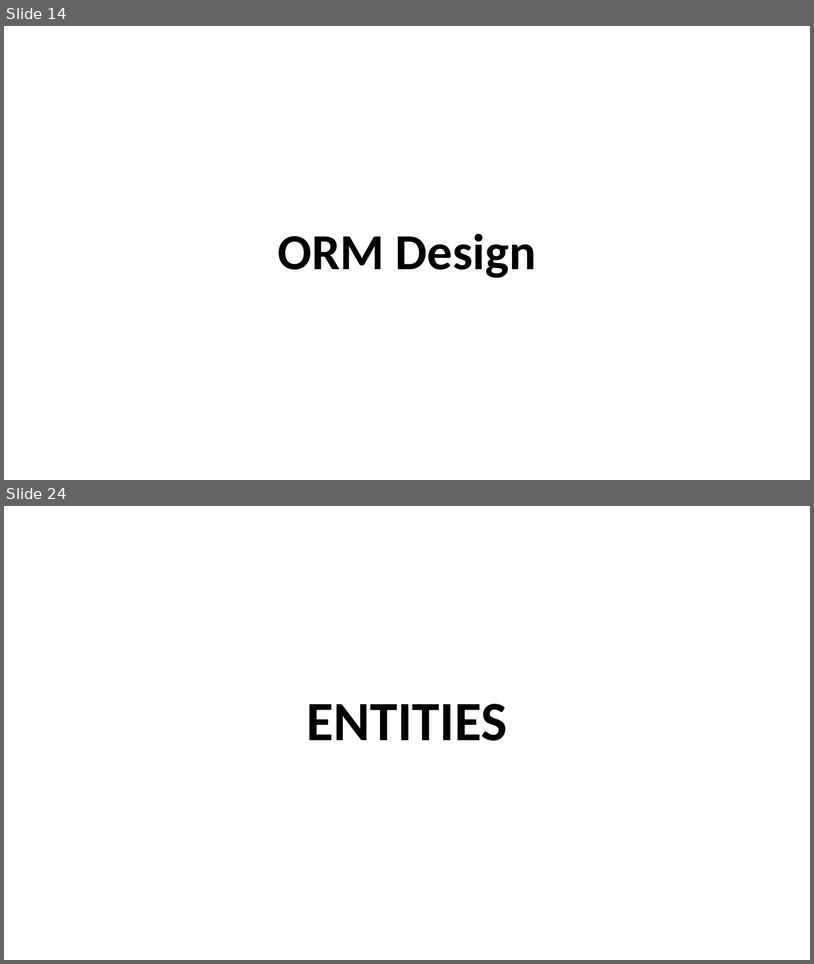
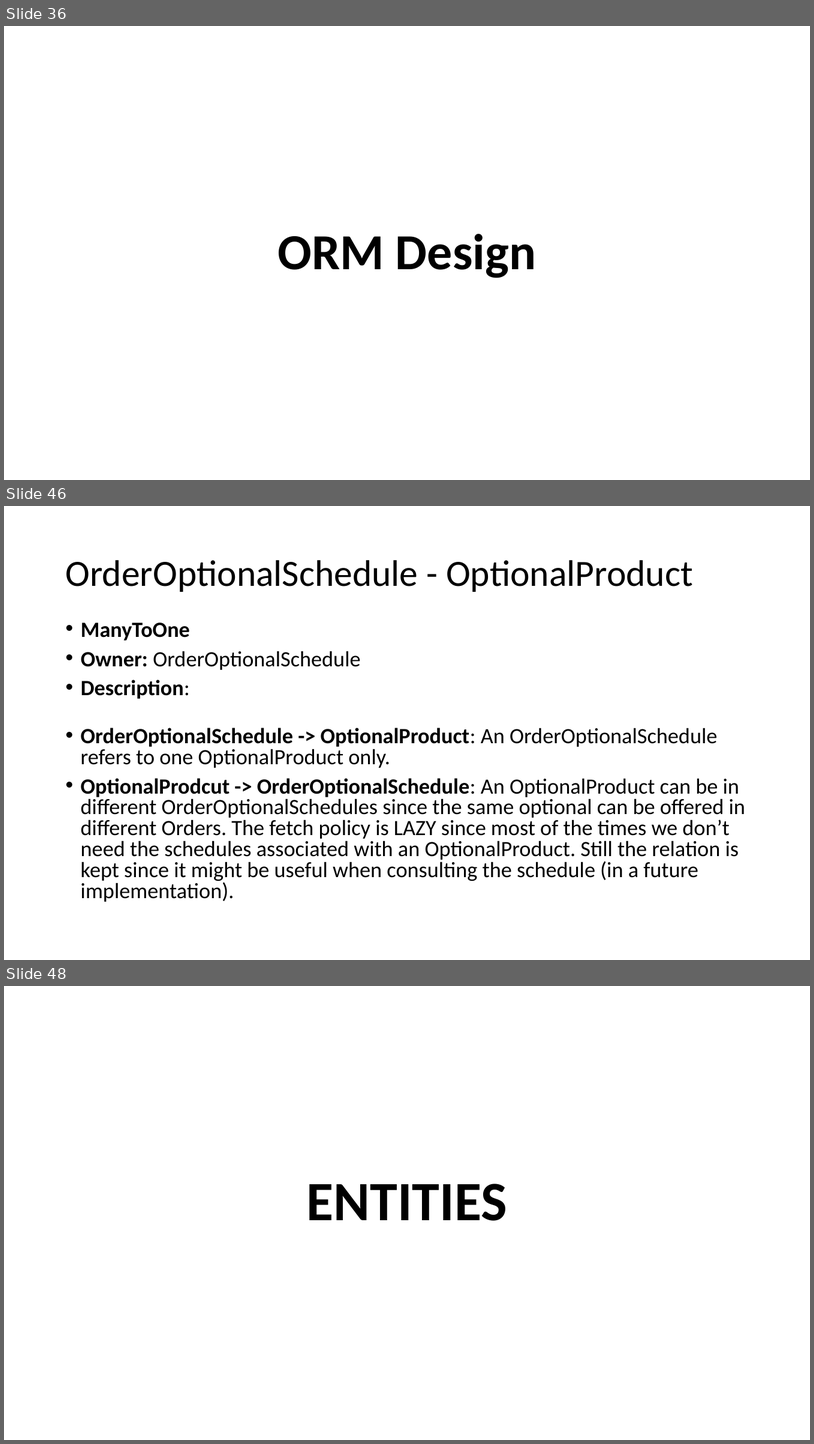
Before and after one commit to mark-2389/TelcoService_SC42, a slide deck: diagrams/TelcoService.pptx. Shown one above the other, each under a label of ours: slides 14 and 24 before the commit, slides 36, 46 and 48 after it; the slides between them are not shown. The pictures are 814x964 and 814x1444 pixels, drawn with LibreOffice and Linux fonts; fonts in the diff are those of the drawing. Boxes give left, top, right and bottom in pixels: in the first picture for what was removed or moved away, otherwise in the second. Text is boxed around its words. In the diff, an @@ line names an element or a change of style, - is before the commit and + after.

```diff
--- a/diagrams/TelcoService.pptx
+++ b/diagrams/TelcoService.pptx
@@ slide 46 added at (4, 506, 810, 960), background #FFFFFF @@
@@ title added at (65, 560, 693, 592), 44 pt, text #000000 @@
+OrderOptionalSchedule - OptionalProduct
@@ text added at (81, 622, 360, 699), 25.9 pt, text #000000, bold @@
+• ManyToOne
+• Owner: OrderOptionalSchedule
+• Description:
@@ text added at (81, 727, 746, 901), 25.9 pt, text #000000 @@
+• OrderOptionalSchedule -> OptionalProduct: An OrderOptionalSchedule refers to one OptionalProduct only.
+• OptionalProdcut -> OrderOptionalSchedule: An OptionalProduct can be in different OrderOptionalSchedules since the same optional can be offered in different Orders. The fetch policy is LAZY since most of the times we don’t need the schedules associated with an OptionalProduct. Still the relation is kept since it might be useful when consulting the schedule (in a future implementation).
@@ what was slide 14 is now slide 36 @@
@@ what was slide 24 is now slide 48 @@
```
Also in this commit, not shown: 21 slides changed, 42 other slides added, 13 slides removed, 4 other files.
